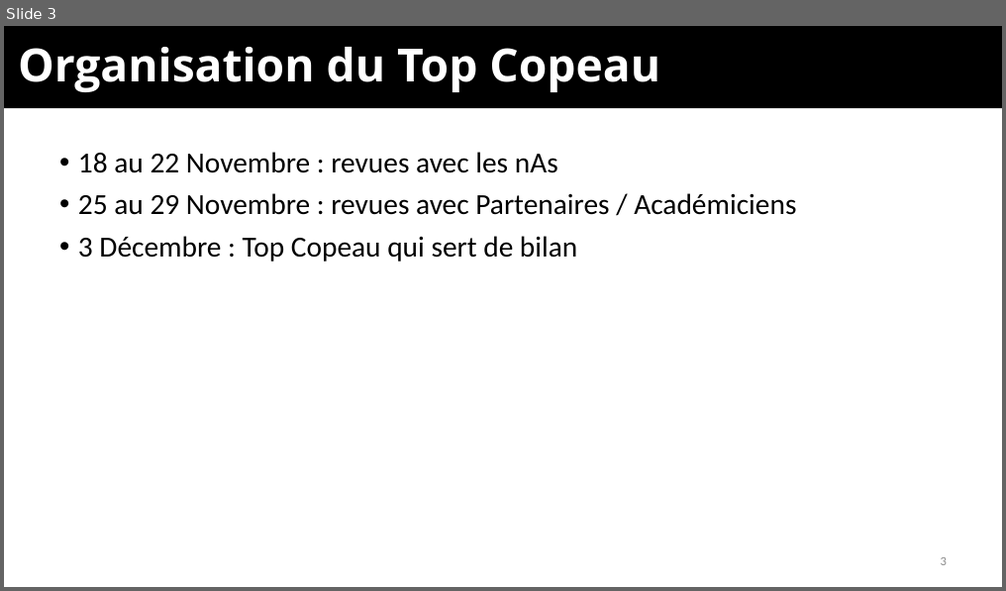
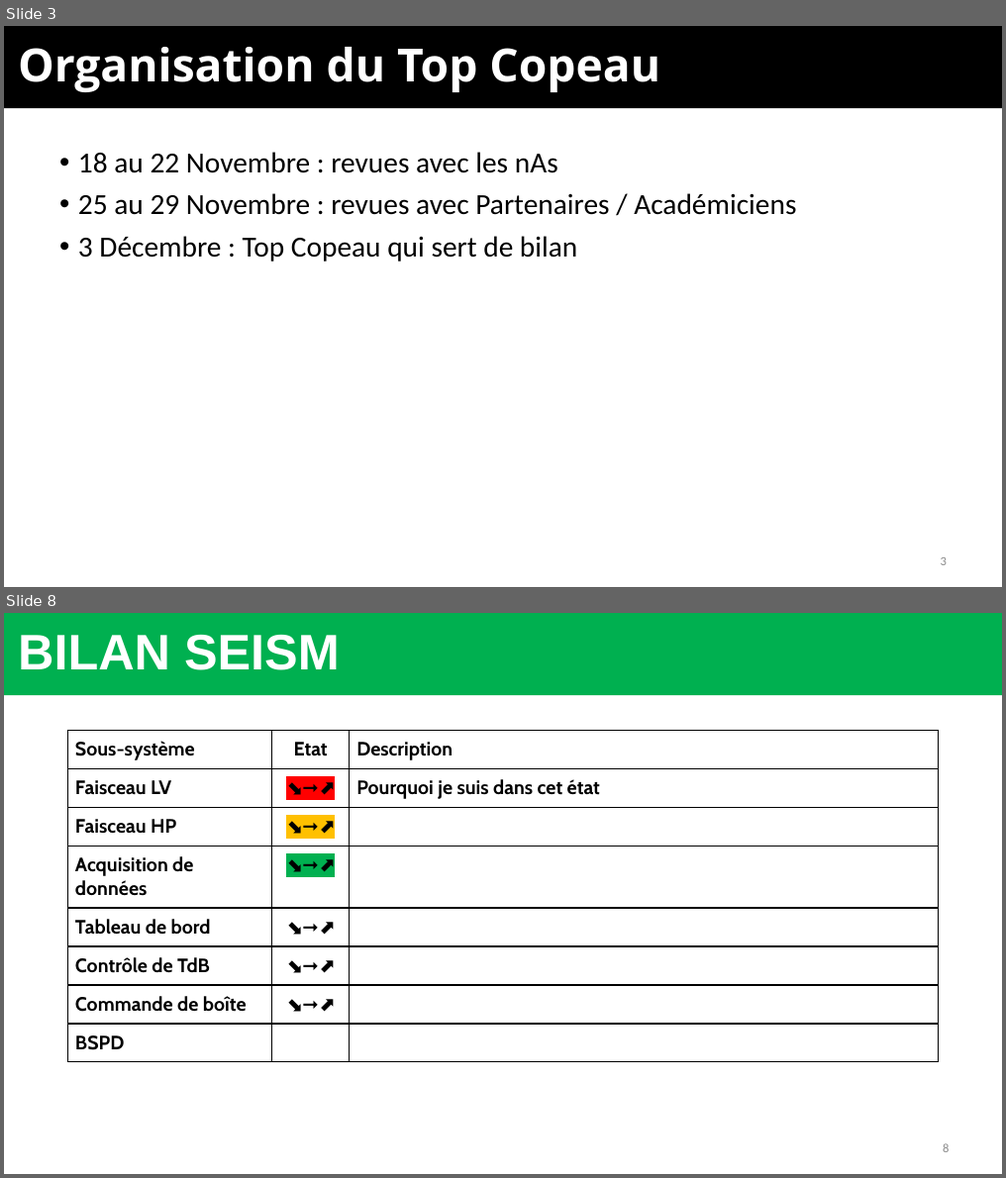
Before and after one commit to EOSCogniton/Ressources2020, a slide deck: DR_Direction/MG_Management/10_Point_Projet/2019_2020/2019 11 05.pptx. Shown one above the other, each under a label of ours: slide 3 before the commit, slides 3 and 8 after it; the slides between them are not shown. The pictures are 1006x591 and 1006x1178 pixels, drawn with LibreOffice and Linux fonts; fonts in the diff are those of the drawing; background and template pictures are left out. Boxes give left, top, right and bottom in pixels: in the first picture for what was removed or moved away, otherwise in the second. Text is boxed around its words. In the diff, an @@ line names an element or a change of style, - is before the commit and + after.

```diff
--- a/DR_Direction/MG_Management/10_Point_Projet/2019_2020/2019 11 05.pptx
+++ b/DR_Direction/MG_Management/10_Point_Projet/2019_2020/2019 11 05.pptx
@@ slide 8 added at bbox=[4, 613, 1002, 1174], background #FFFFFF @@
@@ rectangle added at bbox=[4, 613, 1002, 696], fill #00B050 @@
@@ title added at bbox=[18, 634, 340, 670], 36 pt, text #FFFFFF, bold @@
+BILAN SEISM
@@ table added at bbox=[68, 730, 938, 1059], 8 rows, 3 columns @@
+Sous-système | Etat | Description
+Faisceau LV | ⬊➞⬈ | Pourquoi je suis dans cet état
+Faisceau HP | ⬊➞⬈ | 
+Acquisition de données | ⬊➞⬈ | 
+Tableau de bord | ⬊➞⬈ | 
+Contrôle de TdB | ⬊➞⬈ | 
+Commande de boîte | ⬊➞⬈ | 
+BSPD |  | 
@@ page number added at bbox=[943, 1144, 948, 1153], 9 pt, text #8C8C8C @@
+8
```
Also in this commit, not shown: 2 slides changed, 4 other slides added, 1 other file.
